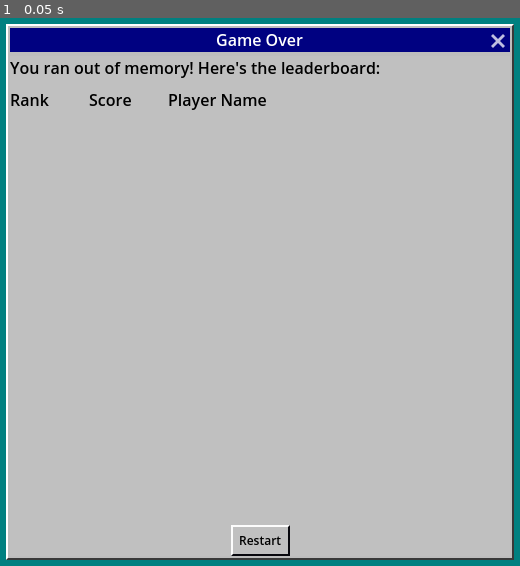
Above: before the commit, frame 1.
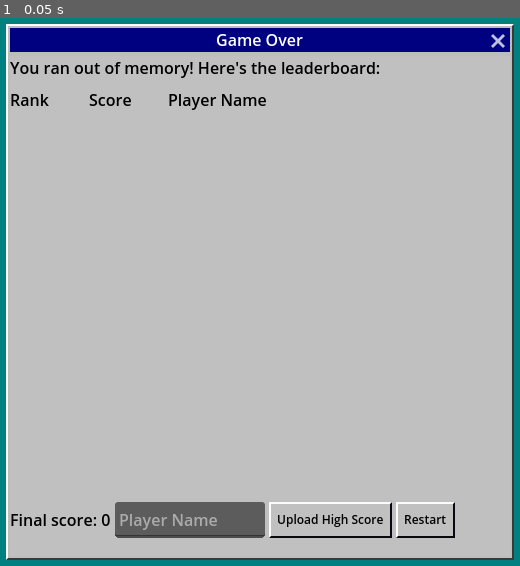
Above: after the commit, the same moment.

Repository: jerrutledge/Mars-Roverflow
Game: Godot game, scene res://scenes/GameOver.tscn
Same seed, same stepped clock (60 frames per second), same inputs: the game is played once before the commit and once after it. This scene is started directly instead of the project's main scene.
Inputs:
- Up to frame 1 (0.05 s): no input

The runs differ from the first frame. In frame 1, 2.8% of the frame differs, in the area x 2-88%, y 88-99%.
Error in both runs: Invalid access to property or key 'player_identifier' on a base object of type 'Nil'. (res://src/leaderboard.gd:68)

Commit message:
upload high score

Diff:
--- a/scenes/GameOver.tscn
+++ b/scenes/GameOver.tscn
@@ -28,20 +28,6 @@
 text = "You ran out of memory! Here's the leaderboard:"
 autowrap_mode = 3
 
-[node name="ContinueButton" type="Button" parent="Panel"]
-layout_mode = 1
-anchors_preset = 7
-anchor_left = 0.5
-anchor_top = 1.0
-anchor_right = 0.5
-anchor_bottom = 1.0
-offset_left = -15.5
-offset_top = -31.0
-offset_right = 15.5
-grow_horizontal = 2
-grow_vertical = 0
-text = "Restart"
-
 [node name="ScrollContainer" type="ScrollContainer" parent="Panel"]
 layout_mode = 1
 anchors_preset = 15
@@ -61,4 +47,37 @@
 text = "Loading leaderboard...
 "
 
-[connection signal="pressed" from="Panel/ContinueButton" to="." method="_on_continue_button_pressed"]
+[node name="UploadHiscore" type="HBoxContainer" parent="Panel"]
+custom_minimum_size = Vector2(0, 34)
+layout_mode = 1
+anchors_preset = 12
+anchor_top = 1.0
+anchor_right = 1.0
+anchor_bottom = 1.0
+offset_top = -50.0
+offset_bottom = -18.0
+grow_horizontal = 2
+grow_vertical = 0
+
+[node name="ScoreLabel" type="Label" parent="Panel/UploadHiscore"]
+unique_name_in_owner = true
+layout_mode = 2
+text = "Final Score: ________"
+
+[node name="PlayerName" type="TextEdit" parent="Panel/UploadHiscore"]
+unique_name_in_owner = true
+custom_minimum_size = Vector2(150, 36)
+layout_mode = 2
+placeholder_text = "Player Name"
+
+[node name="UploadButton" type="Button" parent="Panel/UploadHiscore"]
+unique_name_in_owner = true
+layout_mode = 2
+text = "Upload High Score"
+
+[node name="ContinueButton" type="Button" parent="Panel/UploadHiscore"]
+layout_mode = 2
+text = "Restart"
+
+[connection signal="pressed" from="Panel/UploadHiscore/UploadButton" to="." method="_on_upload_button_pressed"]
+[connection signal="pressed" from="Panel/UploadHiscore/ContinueButton" to="." method="_on_continue_button_pressed"]
--- a/src/GameOver.gd
+++ b/src/GameOver.gd
@@ -9,6 +9,8 @@
 func _ready():
 	Leaderboard._get_leaderboards()
 	Leaderboard.leaderboard_data.connect(_on_get_leaderboard)
+	%PlayerName.text = Leaderboard.player_name
+	%ScoreLabel.text = "Final score: " + str(Global.score)
 
 func _on_get_leaderboard(json):
 	for child in %Leaderboard.get_children():
@@ -26,3 +28,7 @@
 		new_hs.player_name = str(json.get_data().items[n].player.name)
 		new_hs.score = str(json.get_data().items[n].score)
 		%Leaderboard.add_child(new_hs)
+
+func _on_upload_button_pressed():
+	Leaderboard._change_player_name(%PlayerName.text)
+	Leaderboard._upload_score(Global.score)
--- a/src/leaderboard.gd
+++ b/src/leaderboard.gd
@@ -128,8 +128,8 @@
 	print(data)
 
 func _change_player_name(new_name = ""):
-	if !new_name:
-		print("No player name. Not setting")
+	if !new_name or new_name == player_name:
+		print("No new player name. Not setting")
 		return
 	print("Changing player name to " + new_name)
 
